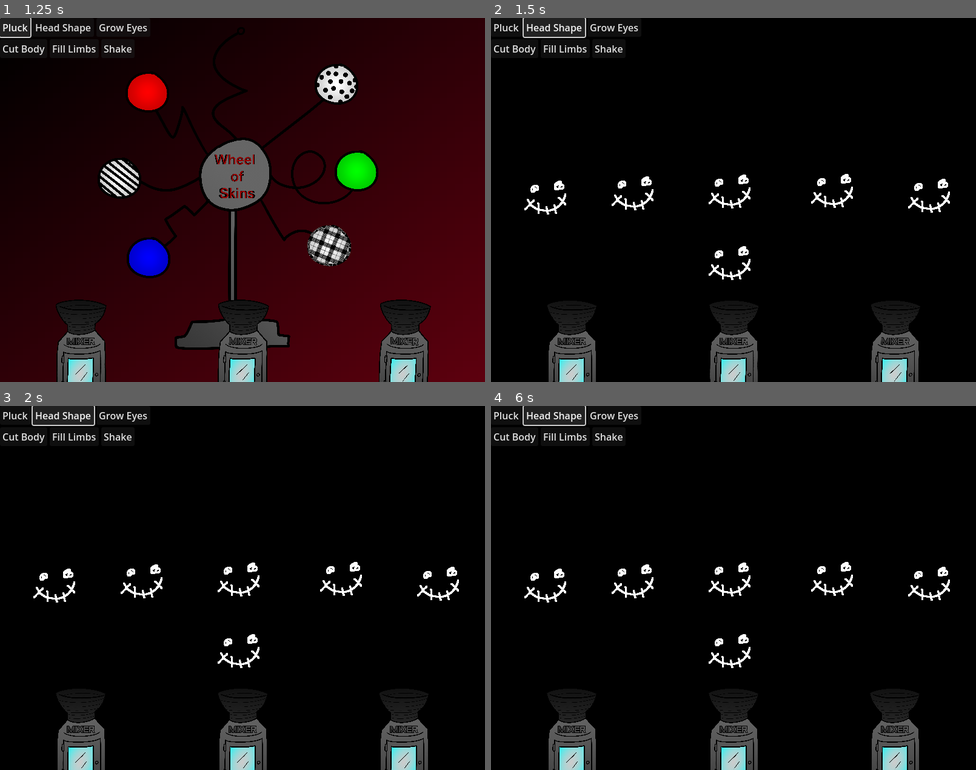
Above: before the commit, frames 1-4 (two rows, left to right).
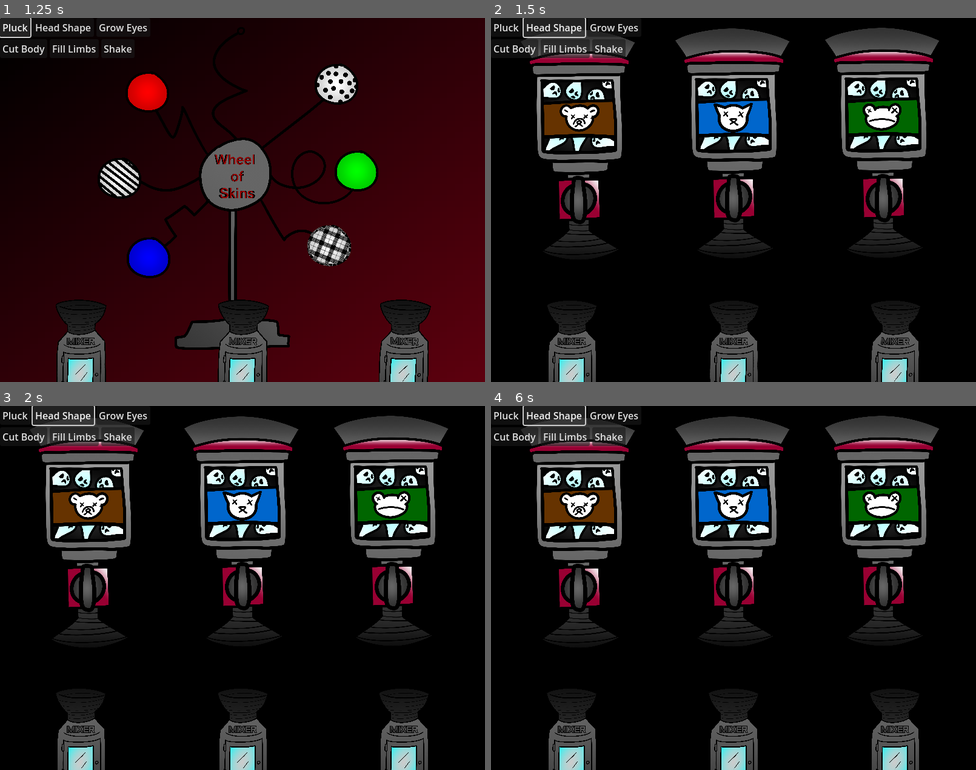
Above: after the commit, the same moments.

Repository: Goth-Bin-Garbage/build_a_dready_bear.swf
Game: Godot game, scene res://main.tscn
Two runs of this game, one before a commit and one after it. Both use one fixed random seed, a clock stepped at 60 frames per second and the inputs below.
Inputs:
- Up to frame 1 (1.25 s): click "Pluck" at 0.5 s
- Up to frame 2 (1.5 s): click "Head Shape" at 1.25 s
- Up to frame 3 (2 s): no input
- Up to frame 4 (6 s): click "Grow Eyes" at 2 s; click "Cut Body" at 2.75 s; click "Fill Limbs" at 3.5 s; click "Shake" at 4.25 s; click "Pluck" at 5 s; click "Head Shape" at 5.75 s

Frame 1 is identical in both runs. In frame 2, 18% of the frame differs, in the area x 6-95%, y 2-72%; in frame 3, 18%; in frame 4, 18%.
Error before the commit: Parse Error: Identifier "clickable" not declared in the current scope. (res://stations/head_station.gd:31)

Commit message:
Head Station set up visually

Diff:
--- a/stations/HeadStation.tscn
+++ b/stations/HeadStation.tscn
@@ -1,13 +1,12 @@
-[gd_scene load_steps=7 format=3 uid="uid://tei5rxtfxt5g"]
+[gd_scene load_steps=8 format=3 uid="uid://tei5rxtfxt5g"]
 
 [ext_resource type="Script" path="res://stations/head_station.gd" id="1_75abx"]
 [ext_resource type="PackedScene" path="res://music.tscn" id="1_phd72"]
 [ext_resource type="AudioStream" uid="uid://u4bmsh0hu3va" path="res://audio/music/heads.mp3" id="2_hvqm0"]
 [ext_resource type="PackedScene" uid="uid://dvviil6oqj26s" path="res://stations/station_elements/HeadDials.tscn" id="3_2khno"]
-[ext_resource type="Texture2D" uid="uid://cxmoelru2p2w4" path="res://sprites/hi.png" id="5_p0lqc"]
-
-[sub_resource type="CircleShape2D" id="CircleShape2D_cbpuj"]
-radius = 24.0208
+[ext_resource type="Texture2D" uid="uid://bgpd3ovgroneq" path="res://sprites/machine3.png" id="4_pcjpq"]
+[ext_resource type="Texture2D" uid="uid://bu2sj2orkqff5" path="res://sprites/machine1.png" id="5_baueu"]
+[ext_resource type="Texture2D" uid="uid://s6np2sykew5q" path="res://sprites/machine2.png" id="6_q4psc"]
 
 [node name="HeadStation" type="Node2D"]
 script = ExtResource("1_75abx")
@@ -15,40 +14,34 @@
 [node name="AudioStreamPlayer2D" parent="." instance=ExtResource("1_phd72")]
 stream = ExtResource("2_hvqm0")
 
+[node name="HeadTubes" type="Node2D" parent="."]
+position = Vector2(0, -50)
+
+[node name="Tube1" type="Sprite2D" parent="HeadTubes"]
+position = Vector2(143, 259)
+scale = Vector2(0.17, 0.17)
+texture = ExtResource("4_pcjpq")
+
+[node name="Tube2" type="Sprite2D" parent="HeadTubes"]
+position = Vector2(398, 257)
+scale = Vector2(0.17, 0.17)
+texture = ExtResource("5_baueu")
+
+[node name="Tube3" type="Sprite2D" parent="HeadTubes"]
+position = Vector2(645, 256)
+scale = Vector2(0.17, 0.17)
+texture = ExtResource("6_q4psc")
+
 [node name="Dials" type="Node2D" parent="."]
+position = Vector2(0, -50)
 
 [node name="HeadDials" parent="Dials" instance=ExtResource("3_2khno")]
-position = Vector2(93, 297)
+position = Vector2(145, 350)
 
 [node name="HeadDials2" parent="Dials" instance=ExtResource("3_2khno")]
-position = Vector2(237, 290)
+position = Vector2(648, 347)
+head_type = 3
 
 [node name="HeadDials3" parent="Dials" instance=ExtResource("3_2khno")]
-position = Vector2(397, 287)
+position = Vector2(401, 347)
 head_type = 2
-
-[node name="HeadDials4" parent="Dials" instance=ExtResource("3_2khno")]
-position = Vector2(566, 286)
-head_type = 3
-
-[node name="HeadDials5" parent="Dials" instance=ExtResource("3_2khno")]
-position = Vector2(726, 294)
-head_type = 4
-
-[node name="MasterDial" type="Node2D" parent="."]
-position = Vector2(397, 405)
-
-[node name="Sprite2D" type="Sprite2D" parent="MasterDial"]
-texture = ExtResource("5_p0lqc")
-
-[node name="Area2D" type="Area2D" parent="MasterDial"]
-
-[node name="CollisionShape2D" type="CollisionShape2D" parent="MasterDial/Area2D"]
-shape = SubResource("CircleShape2D_cbpuj")
-
-[node name="MasterDialTimer" type="Timer" parent="."]
-wait_time = 3.0
-
-[connection signal="mouse_entered" from="MasterDial/Area2D" to="." method="_on_area_2d_mouse_entered"]
-[connection signal="mouse_exited" from="MasterDial/Area2D" to="." method="_on_area_2d_mouse_exited"]
-[connection signal="timeout" from="MasterDialTimer" to="." method="_on_master_dial_timer_timeout"]
--- a/stations/head_station.gd
+++ b/stations/head_station.gd
@@ -2,10 +2,6 @@
 
 # do dials[i].head_type for their value
 @onready var dials : Array = $Dials.get_children()
-var selected_heads : Array = []
-
-@onready var mouse_on_master : bool = false
-@onready var clickable_master : bool = true
 
 # Called when the node enters the scene tree for the first time.
 func _ready():
@@ -13,19 +9,4 @@
 
 # Called every frame. 'delta' is the elapsed time since the previous frame.
 func _process(delta):
-	if mouse_on_master && clickable_master:
-		if Input.is_action_just_pressed("left_mouse_click"):
-			clickable_master = false
-			$MasterDial.rotate(PI / 2)
-			$MasterDialTimer.start()
-			# send selected_heads to mixer array
-
-func _on_area_2d_mouse_entered():
-	mouse_on_master = true
-
-func _on_area_2d_mouse_exited():
-	mouse_on_master = false
-
-func _on_master_dial_timer_timeout():
-	$MasterDial.rotation = 0.0
-	clickable = true
+	pass
--- a/stations/station_elements/HeadDials.tscn
+++ b/stations/station_elements/HeadDials.tscn
@@ -1,7 +1,7 @@
 [gd_scene load_steps=4 format=3 uid="uid://dvviil6oqj26s"]
 
 [ext_resource type="Script" path="res://stations/station_elements/head_dials.gd" id="1_0askw"]
-[ext_resource type="Texture2D" uid="uid://cxmoelru2p2w4" path="res://sprites/hi.png" id="2_x460x"]
+[ext_resource type="Texture2D" uid="uid://d3eiox5jhif4w" path="res://sprites/knob.png" id="2_ty05n"]
 
 [sub_resource type="CircleShape2D" id="CircleShape2D_pkoxo"]
 radius = 20.0998
@@ -10,9 +10,11 @@
 script = ExtResource("1_0askw")
 
 [node name="Sprite2D" type="Sprite2D" parent="."]
-texture = ExtResource("2_x460x")
+scale = Vector2(0.2, 0.2)
+texture = ExtResource("2_ty05n")
 
 [node name="Area2D" type="Area2D" parent="."]
+scale = Vector2(1.52, 1.52)
 
 [node name="CollisionShape2D" type="CollisionShape2D" parent="Area2D"]
 shape = SubResource("CircleShape2D_pkoxo")
Binary file added: sprites/knob.png
Not shown, added: sprites/knob.png.import
Binary file added: sprites/machine1.png
Not shown, added: sprites/machine1.png.import
Binary file added: sprites/machine2.png
Not shown, added: sprites/machine2.png.import
Binary file added: sprites/machine3.png
Not shown, added: sprites/machine3.png.import
